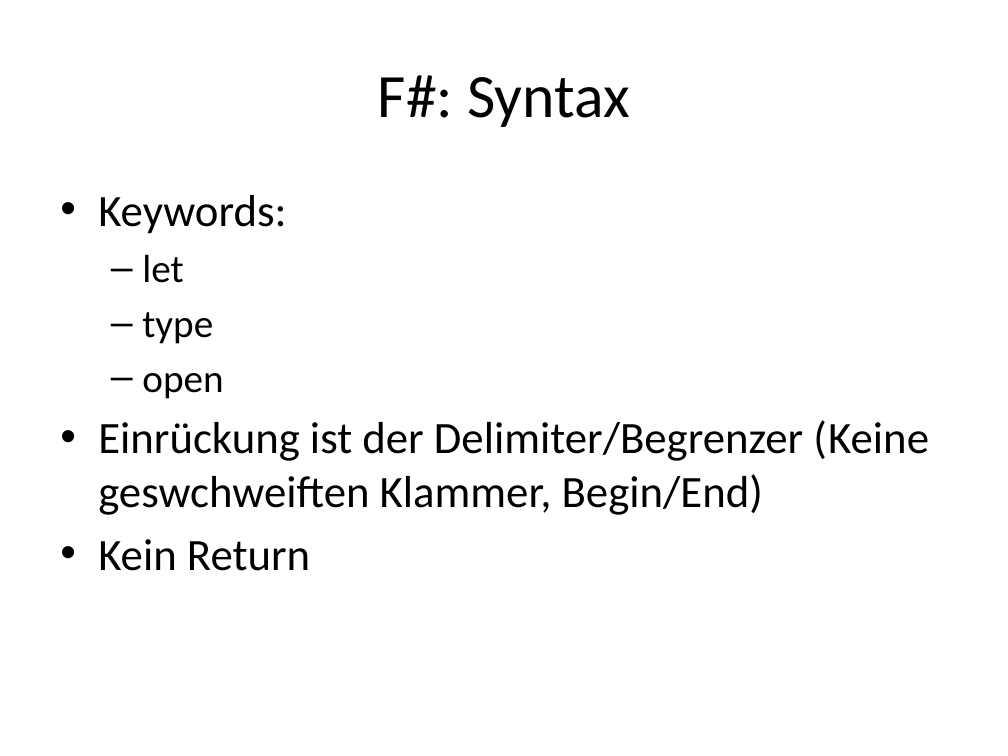
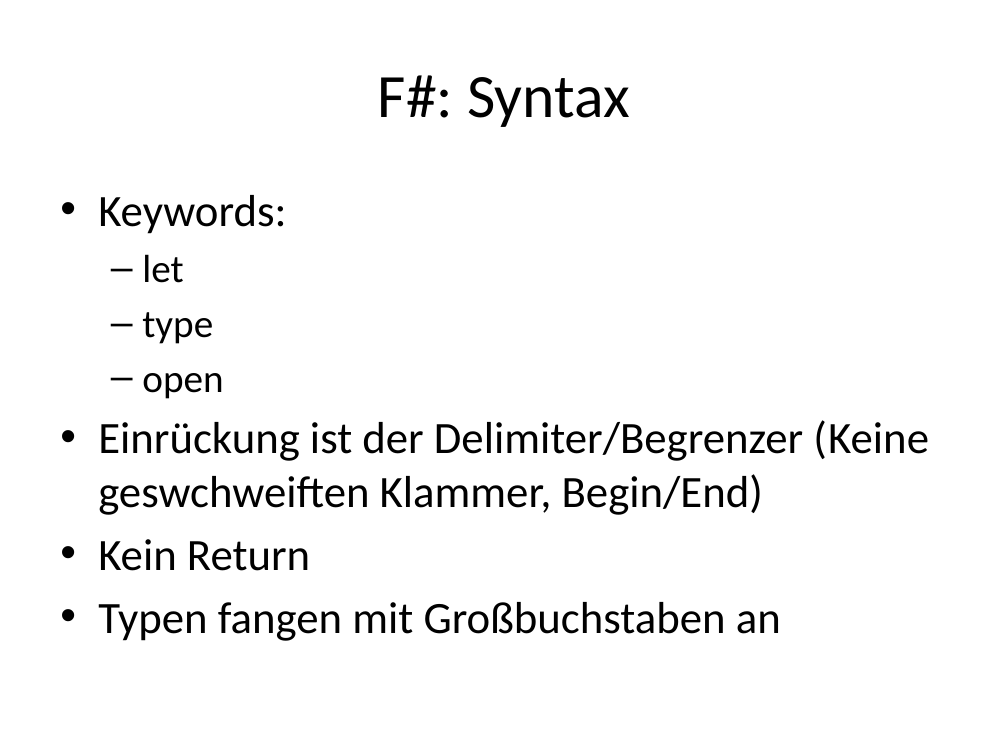
Before and after one commit to nasserbrake/Spartakiade2017, a slide deck: slide 19 of FSharp.pptx. Drawn at 1008x756 pixels with LibreOffice and Linux fonts; fonts in the diff are those of the drawing. Boxes give left, top, right and bottom in pixels: in the first picture for what was removed or moved away, otherwise in the second. Text is boxed around its words. In the diff, an @@ line names an element or a change of style, - is before the commit and + after.

```diff
--- a/FSharp.pptx
+++ b/FSharp.pptx
@@ text at (98, 602, 781, 641): paragraph added @@
+• Typen fangen mit Großbuchstaben an
```
Also in this commit, not shown: 2 other slides changed, 3 slides added, 5 other files.
